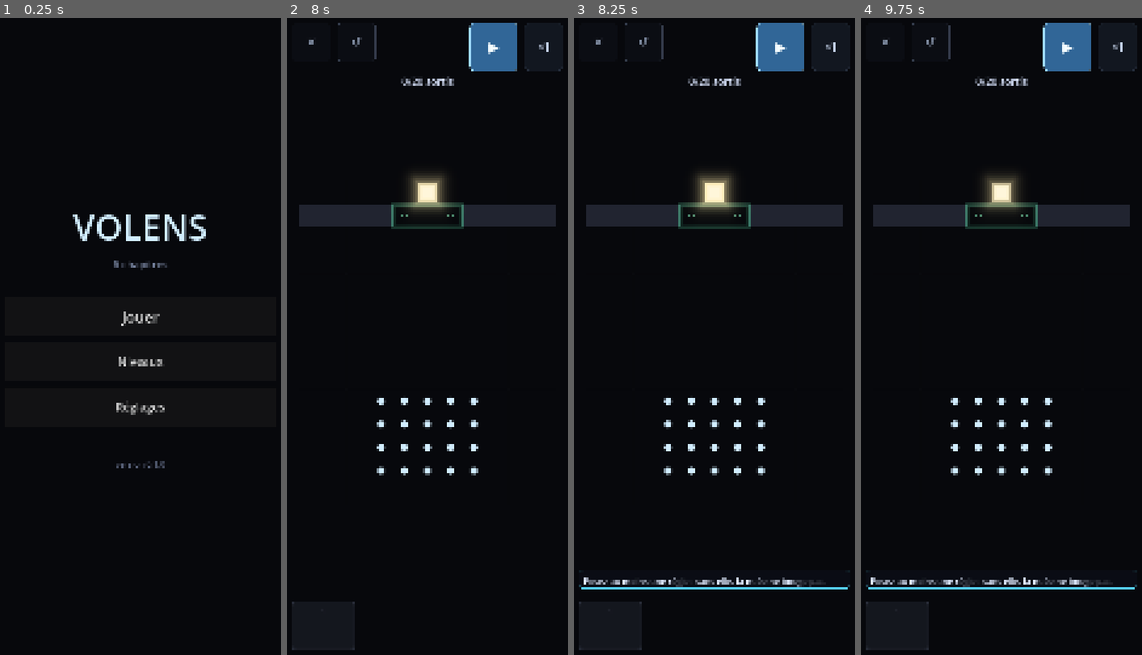
Above: before the commit, frames 1-4 (left to right).
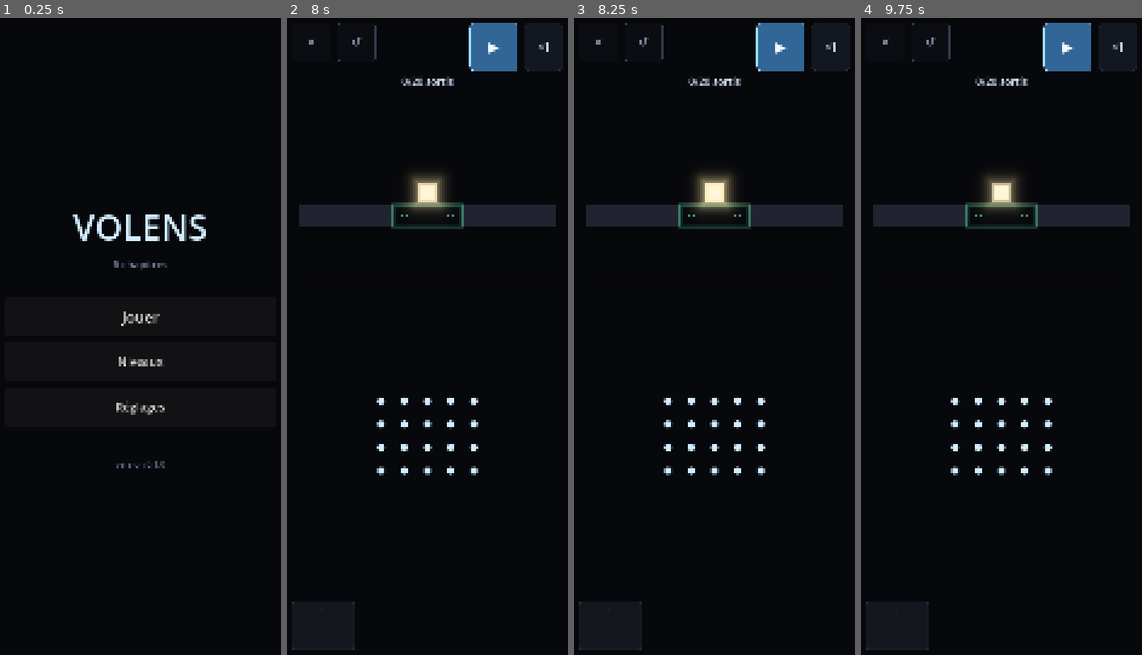
Above: after the commit, the same moments.

Repository: HelloIAmRomain/Volens
Game: Godot game, scene res://game/ui/app.tscn
The game is run twice, just before and just after one commit, with the same random seed, the same clock (stepped at 60 frames per second) and the same inputs.
Inputs (mouse positions are in pixels of both pictures, inside the frame that each line leads up to):
- Up to frame 1 (0.25 s): no input
- Up to frame 2 (8 s): click "Jouer" at 0.5 s; click "▶" at 1.25 s; click "✕" at 2 s; click "· 1. La nuée" at 2.75 s; click "↺" at 3.5 s; click "×1" at 4.25 s; click "×2" at 5 s; click "×4" at 5.75 s; tap Enter at 6.5 s; drag from (323, 623) to (455, 196) at 6.52 s; drag from (368, 368) to (413, 463) at 7.27 s
- Up to frame 3 (8.25 s): move the mouse to (742, 196) at 8.02 s; hold Right from 8.03 s (still down); tap Ctrl at 8.1 s; click (742, 196) at 8.17 s
- Up to frame 4 (9.75 s): release Right at 8.75 s; tap Space at 8.75 s; drag from (987, 463) to (914, 240) at 8.77 s; tap Enter at 9.5 s; move the mouse to (1088, 432) at 9.52 s; hold Left from 9.53 s (still down); tap 2 at 9.6 s; click (1088, 432) at 9.67 s

Frames 1-2 are identical in both runs. In frame 3, 0.9% of the frame differs, in the area x 1-99%, y 86-90%; in frame 4, 0.9%.

Commit message:
fix(ui): un verrou unique contre le doublon tactile, et le bandeau de pile vide retiré
LE MÊME PIÈGE, TROIS FOIS, TROIS SYMPTÔMES SANS RAPPORT APPARENT. Android émet,
pour un seul geste physique, l'évènement tactile ET son équivalent souris émulé
— même position, même image. Tout code qui traite les deux agit en double :

  · LÉGENDE   une légende et l'objectif affichés ensemble
              (la carte suivante était créée deux fois)
  · DÉFILEMENT « ça s'arrête net, mais seulement à certains moments »
              (le doublon portait un déplacement NUL et écrasait la vitesse)
  · PAUSE     « toucher une zone vide ne fait rien »
              (_toggle_play() appelé deux fois, donc pas du tout)

Trois corrections locales auraient laissé passer la quatrième. Le verrou vit
donc dans PointerEvents, et tout code de pointage y passe — même raisonnement
que l'invariant 16, après trois divergences on ne corrige plus au cas par cas.

On ne peut pas reconnaître un évènement souris émulé à son contenu : il est en
tout point semblable à un vrai. Ce qu'on sait, c'est qu'un appareil ayant
produit un évènement tactile n'a pas de souris. Le poste de travail n'en émet
jamais : le verrou ne s'y ferme pas, et les captures comme les tests
d'interface continuent de fonctionner à la souris.

Vérifié sur l'appareil : 1179 pixels changent sur le glyphe de transport au
contact d'une zone vide.

LE BANDEAU DE PILE VIDE EST RETIRÉ. « Il ne sert à rien, pire il gêne » — exact
sur les deux points : la pile est visible et ses emplacements vides disent déjà
ce que la phrase répétait, tandis que le bandeau se posait sur le terrain et
masquait la nuée au moment précis où le joueur cherche pourquoi rien ne part.
Le refus lui-même reste, muet, avec le seul retour haptique.

461/461.

Diff:
--- a/game/ui/drag_scroll.gd
+++ b/game/ui/drag_scroll.gd
@@ -133,6 +133,8 @@
 	# Dès qu'un évènement tactile est vu, la souris est donc ignorée pour de bon.
 	# Le poste de travail, lui, n'en émet jamais : son chemin reste intact, et
 	# c'est ce qui permet de continuer à éprouver le défilement hors appareil.
+	if PointerEvents.is_emulated_duplicate(event):
+		return
 	if event is InputEventScreenTouch or event is InputEventScreenDrag:
 		_touch_seen = true
 
--- a/game/ui/game_screen.gd
+++ b/game/ui/game_screen.gd
@@ -613,6 +613,12 @@
 ##   en pause, à vide       → relance.
 ## C'est ce qui rend le bouton du haut redondant, donc jamais requis.
 func _on_view_input(event: InputEvent) -> void:
+	# UN CONTACT DANS LE VIDE BASCULAIT LA LECTURE DEUX FOIS, donc pas du tout :
+	# Android émet le tactile ET la souris émulée pour le même geste. Le
+	# symptôme — « toucher une zone vide ne fait rien » — ne ressemblait pas du
+	# tout à sa cause. Voir `PointerEvents`.
+	if PointerEvents.is_emulated_duplicate(event):
+		return
 	var pressed := false
 	var pos := Vector2.ZERO
 	if event is InputEventMouseButton and (event as InputEventMouseButton).button_index == MOUSE_BUTTON_LEFT:
@@ -905,8 +911,20 @@
 	# lancer — produisait donc un échec certain, immérité, et sans rapport avec
 	# ce que le joueur avait tenté. Il n'y a rien à observer dans une nuée qui ne
 	# bouge pas ; le refus vaut mieux que la punition.
+	# LE REFUS EST MUET, ET C'EST MIEUX AINSI.
+	#
+	# Il s'accompagnait d'un bandeau « Posez au moins une règle ». Signalé à
+	# l'essai : « le message quand la pile est vide ne sert à rien, pire il
+	# gêne ». Il a raison sur les deux points — la pile est visible à l'écran, et
+	# ses emplacements vides disent déjà tout ce que la phrase répétait. Le
+	# bandeau, lui, se posait sur le terrain et masquait la nuée au moment où le
+	# joueur cherchait justement à comprendre pourquoi rien ne partait.
+	#
+	# Reste le refus lui-même, et lui n'est pas négociable : une nuée sans règle
+	# ne bouge pas, la simulation ne peut que courir jusqu'au bout du temps et
+	# rendre une défaite imméritée. Le retour haptique suffit à dire non.
 	if not _playing and _compact_stack().is_empty():
-		_show_note("Posez au moins une règle : sans elle, la nuée ne bouge pas.")
+		Haptics.refuse(self)
 		return
 	_playing = not _playing
 	if _playing:
--- /dev/null
+++ b/game/ui/pointer_events.gd
@@ -0,0 +1,47 @@
+class_name PointerEvents
+extends RefCounted
+## UN CONTACT, UN ÉVÈNEMENT — parce qu'Android en envoie deux.
+##
+## LE PIÈGE, ET IL A FRAPPÉ TROIS FOIS. Pour un seul geste physique, Android
+## émet l'évènement tactile **et** son équivalent souris ÉMULÉ, à la même
+## position et dans la même image. Tout code qui traite les deux agit donc en
+## double, et le symptôme n'a rien à voir avec la cause selon l'endroit :
+##
+##   · **la légende** — la carte suivante était créée deux fois, l'une se
+##     refermait aussitôt sur le même geste et ouvrait le panneau d'objectif
+##     pendant que l'autre restait affichée ;
+##   · **le défilement** — le doublon portait un déplacement NUL, donc écrasait
+##     la vitesse par zéro : la liste s'arrêtait net au lever du doigt, « mais
+##     seulement à certains moments », selon l'ordre d'arrivée ;
+##   · **la mise en pause** — un contact dans le vide appelait `_toggle_play()`
+##     deux fois, ce qui revient exactement à ne rien faire.
+##
+## Trois corrections locales auraient laissé passer la quatrième. Le verrou est
+## donc ici, et tout code qui lit des évènements de pointage doit y passer.
+##
+## POURQUOI UN VERROU DÉFINITIF ET NON UN FILTRE PAR ÉVÈNEMENT. On ne peut pas
+## reconnaître un évènement souris émulé à son contenu : il est en tout point
+## semblable à un vrai. Ce qu'on sait, en revanche, c'est qu'un appareil qui a
+## produit un évènement tactile n'a pas de souris. Une fois le doigt vu, la
+## souris n'est plus qu'un écho.
+##
+## LE POSTE DE TRAVAIL N'EST PAS TOUCHÉ : il n'émet jamais d'évènement tactile,
+## le verrou ne se ferme donc jamais, et les captures comme les tests d'interface
+## continuent de fonctionner à la souris. C'est ce qui permet d'éprouver ces
+## écrans ailleurs que sur le téléphone.
+
+static var _touch_seen: bool = false
+
+## Vrai si cet évènement est un doublon émulé qu'il faut ignorer.
+static func is_emulated_duplicate(event: InputEvent) -> bool:
+	if event is InputEventScreenTouch or event is InputEventScreenDrag:
+		_touch_seen = true
+		return false
+	if not _touch_seen:
+		return false
+	return event is InputEventMouseButton or event is InputEventMouseMotion
+
+## Uniquement pour les tests : le verrou est un état de processus, et un test qui
+## le laisserait fermé ferait échouer le suivant sans rapport avec son objet.
+static func reset_for_test() -> void:
+	_touch_seen = false
--- a/tests/ui/test_drag_scroll.gd
+++ b/tests/ui/test_drag_scroll.gd
@@ -186,3 +186,30 @@
 	press.position = Vector2(100, 400)
 	d._input(press)
 	assert_true(d._touching, "un appui souris doit ouvrir le geste hors appareil")
+
+## --- Le verrou partagé, éprouvé pour lui-même --------------------------------
+
+## LE VERROU EST UN ÉTAT DE PROCESSUS, donc il fuit d'un test au suivant : un
+## test qui voit passer un évènement tactile ferme le verrou pour tous ceux qui
+## suivent, et le test du chemin « poste de travail » échouait sans rapport avec
+## son objet. On repart de zéro avant CHAQUE test, pas une fois pour toutes.
+func before_each() -> void:
+	PointerEvents.reset_for_test()
+
+func test_the_lock_only_closes_once_a_finger_has_spoken() -> void:
+	PointerEvents.reset_for_test()
+	var click := InputEventMouseButton.new()
+	click.button_index = MOUSE_BUTTON_LEFT
+	click.pressed = true
+	assert_false(PointerEvents.is_emulated_duplicate(click),
+		("sans évènement tactile, la souris est la seule source : c'est le cas du "
+		+ "poste de travail, où se font les captures et les tests"))
+
+	var touch := InputEventScreenTouch.new()
+	touch.pressed = true
+	assert_false(PointerEvents.is_emulated_duplicate(touch),
+		"un évènement tactile n'est jamais un doublon")
+	assert_true(PointerEvents.is_emulated_duplicate(click),
+		("une fois le doigt vu, la souris n'est plus qu'un écho — c'est ce qui "
+		+ "dédoublait la légende, écrasait l'élan et annulait la mise en pause"))
+	PointerEvents.reset_for_test()
Not shown, added: game/ui/pointer_events.gd.uid
Not shown, changed: docs/carnet_de_bord.md
